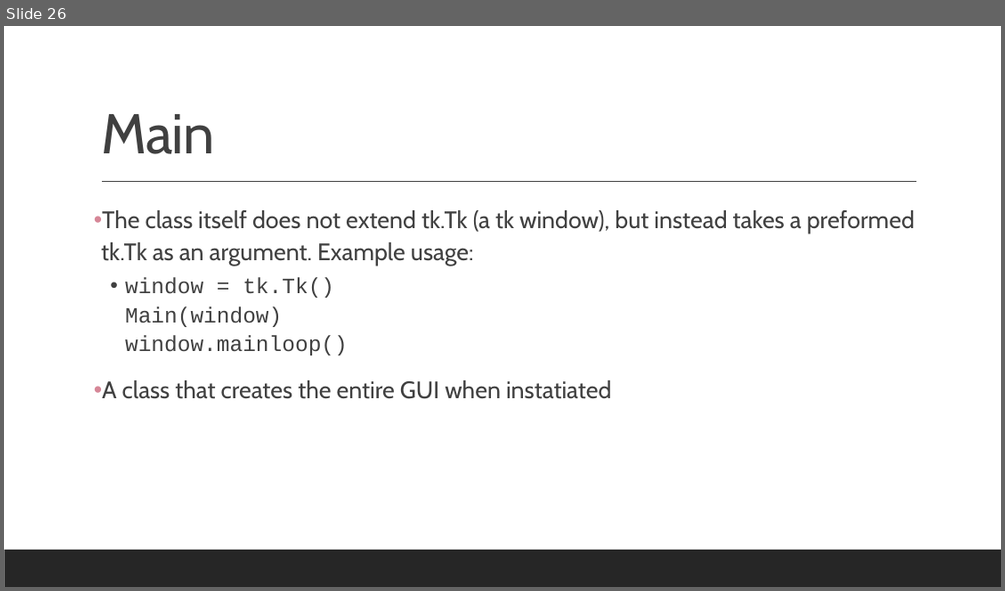
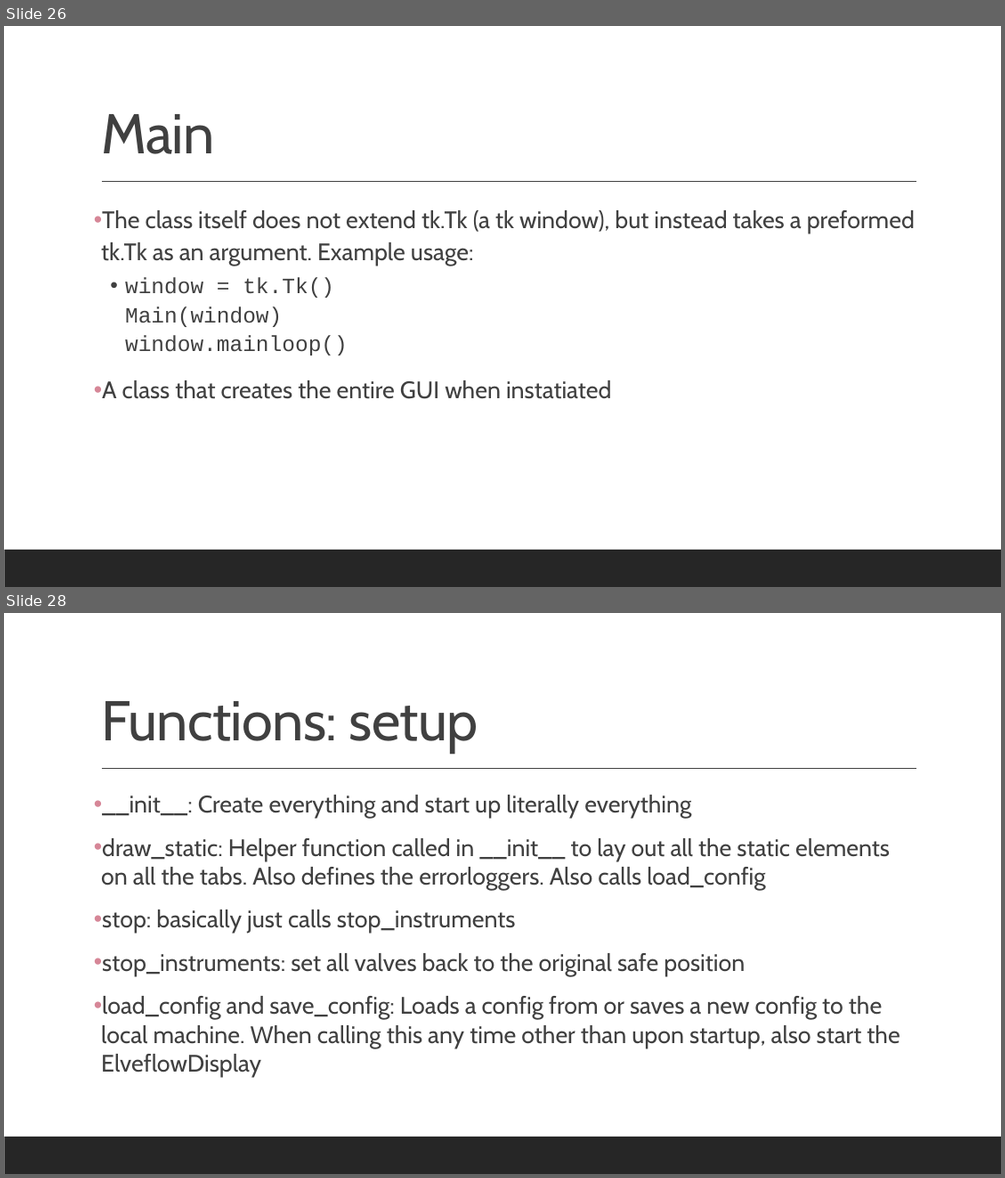
Before and after one commit to mathmauney/SAXSControl, a slide deck: Documentation.pptx. Shown one above the other, each under a label of ours: slide 26 before the commit, slides 26 and 28 after it; the slides between them are not shown. The pictures are 1005x591 and 1005x1178 pixels, drawn with LibreOffice and Linux fonts; fonts in the diff are those of the drawing. Boxes give left, top, right and bottom in pixels: in the first picture for what was removed or moved away, otherwise in the second. Text is boxed around its words. In the diff, an @@ line names an element or a change of style, - is before the commit and + after.

```diff
--- a/Documentation.pptx
+++ b/Documentation.pptx
@@ slide 28 added at (4, 613, 1001, 1174), background #FFFFFF; not listed: 2 template elements that a slide beside it also shows @@
@@ title added at (101, 701, 478, 753), 54 pt, text #404040 @@
+Functions: setup
@@ text added at (101, 795, 899, 1077), 23 pt, text #404040 @@
+• __init__: Create everything and start up literally everything
+• draw_static: Helper function called in __init__ to lay out all the static elements on all the tabs. Also defines the errorloggers. Also calls load_config
+• stop: basically just calls stop_instruments
+• stop_instruments: set all valves back to the original safe position
+• load_config and save_config: Loads a config from or saves a new config to the local machine. When calling this any time other than upon startup, also start the ElveflowDisplay
```
Also in this commit, not shown: 3 slides changed, 10 other slides added, 1 other file.
